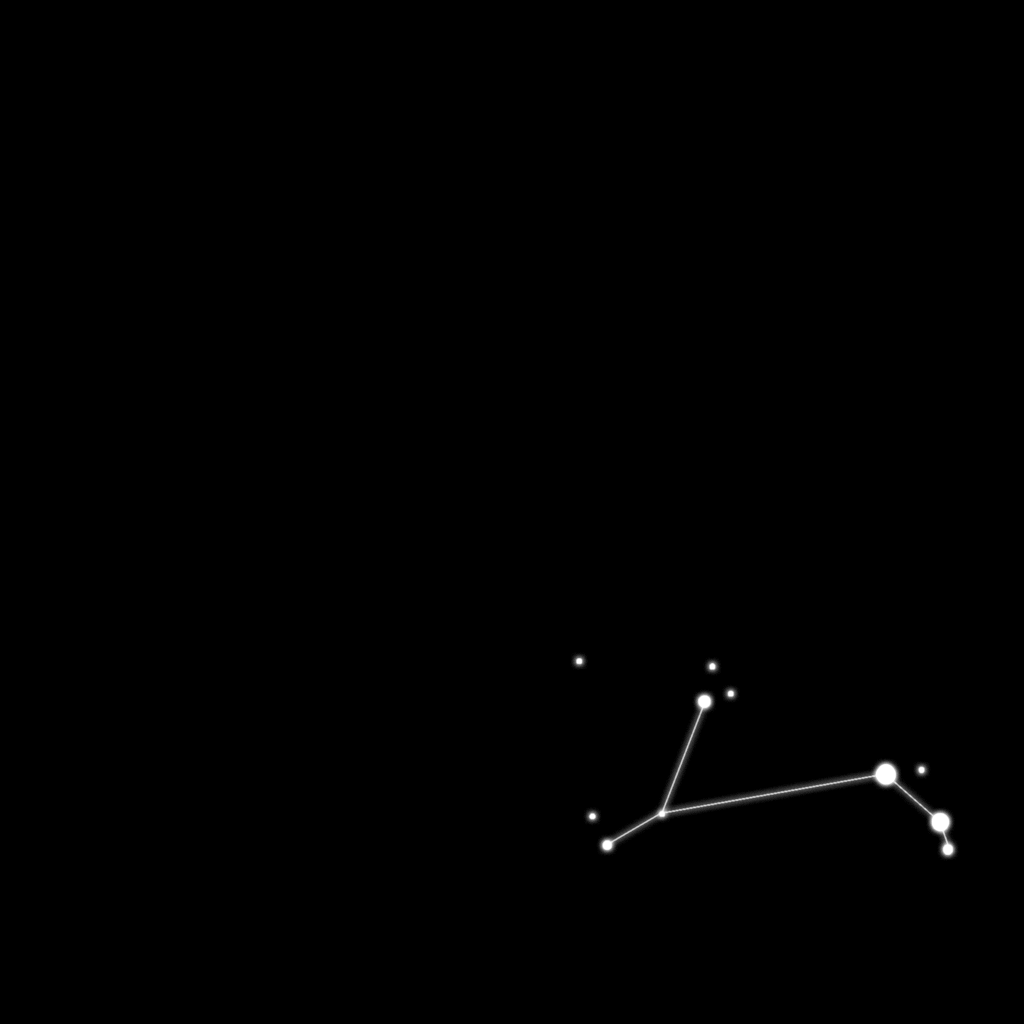
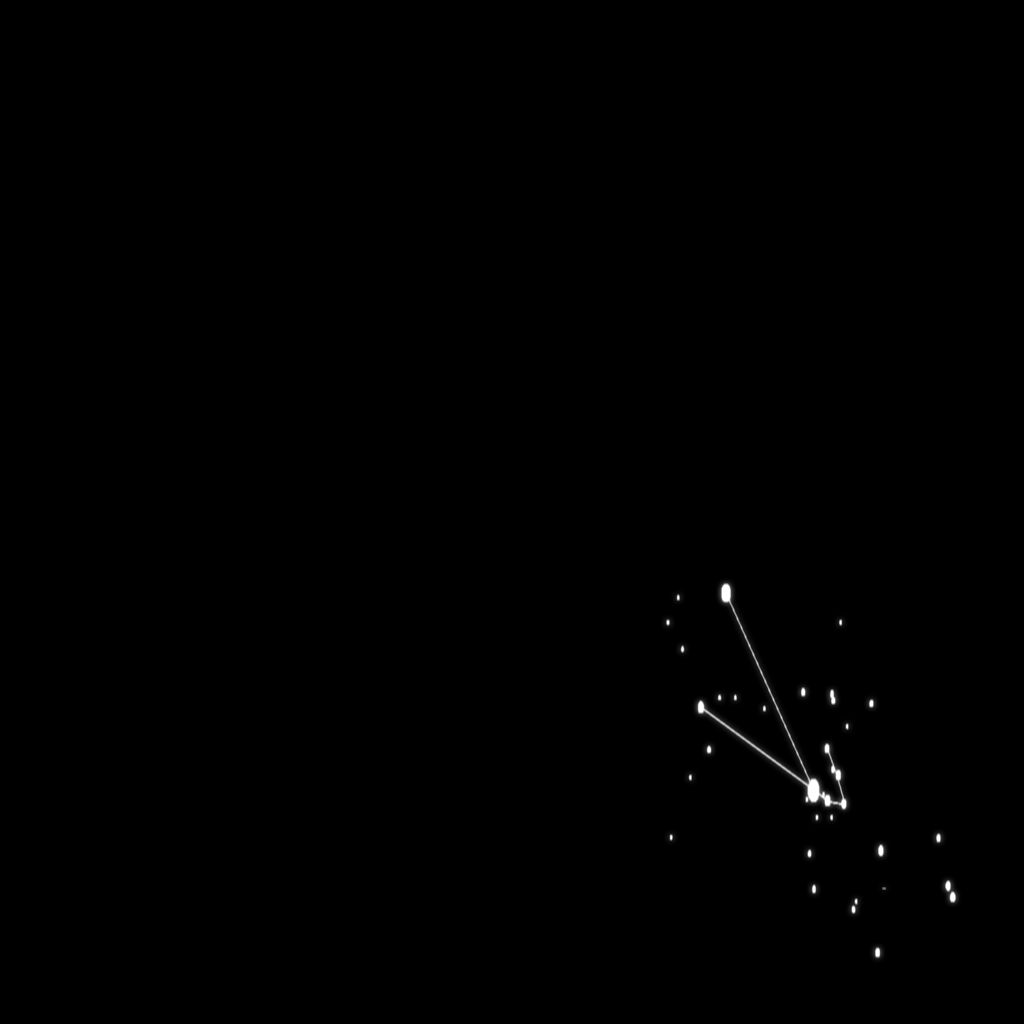
Layer changes from the first 1024x1024 image to the second:
added group "maps" with 5 layers above "metal" over [570,579,961,962]
added layer "taurus_map" in group "maps" over [666,583,956,958]
hid "aries_map", moved it into group "maps" over [576,658,953,855]
